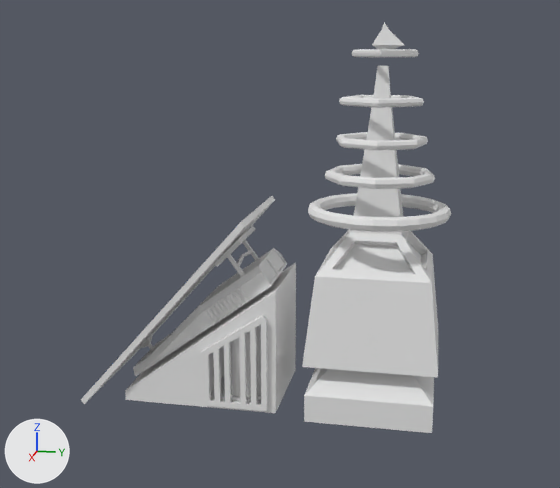
A saved change to the Blender file solarpanel.blend.
Before and after are seen from a 50 mm camera at (54.7, 3.8, 25.3) aimed at (0.3, -7.1, 11.7). The lights are fixed; the arrows at lower left show +X, +Y and +Z. The first picture is the older version.
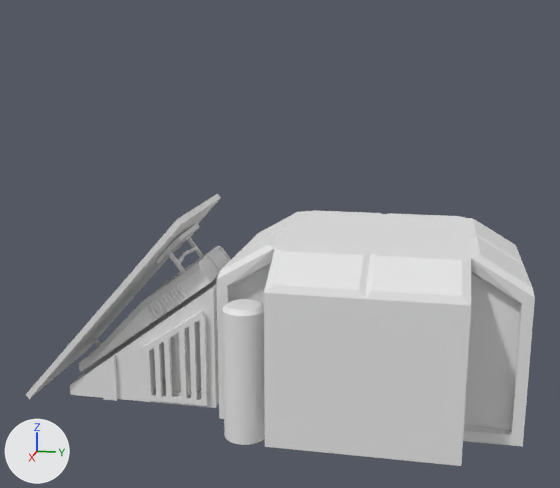
Patch to the scene script:
```diff
--- a/solarpanel.blend.py
+++ b/solarpanel.blend.py
@@ me_cube_020 @@
-me_cube_020.from_pydata(...)  # 52 vertices, 50 faces; spans x -4.7..4.7, y -4.7..4.7, z 4.0..24.5
+me_cube_020.from_pydata(...)  # 56 vertices, 54 faces; spans x -5.7..5.7, y -5.7..5.7, z 4.0..24.5
+# me_cube_020 part 1
+# 4 faces are deleted
+# 4 vertices move from x -4.7..4.7, y -4.7..4.7, z 4.0 to x -5.7..5.7, y -5.7..5.7, z 4.0
+# 4 vertices are added at (-3.8, 3.8, 7.2), (3.8, 3.8, 7.2), (3.8, -3.8, 7.2), (-3.8, -3.8, 7.2)
+# 8 new faces join them
@@ me_cube_021 @@
 # used by ob_cube_017; location = (0.0, 0.0, 2.0); scale = (1.99, 1.99, 1.99)
-me_cube_021.from_pydata(...)  # 16 vertices, 14 faces; spans x -2.47..2.47, y -2.23..2.23, z -1.0..1.0
-me_cube_021.vertices[5].co = (-1.6, -1.44, 1.0)
-me_cube_021.vertices[7].co = (-1.6, 1.44, 1.0)
-me_cube_021.vertices[9].co = (1.6, -1.44, 1.0)
-me_cube_021.vertices[11].co = (1.6, 1.44, 1.0)
-me_cube_021.vertices[12].co = (1.6, -1.44, 0.78)
-me_cube_021.vertices[13].co = (1.6, 1.44, 0.78)
-me_cube_021.vertices[14].co = (-1.6, 1.44, 0.78)
-me_cube_021.vertices[15].co = (-1.6, -1.44, 0.78)
+me_cube_021.from_pydata(...)  # 16 vertices, 14 faces; spans x -3.1..3.1, y -2.8..2.8, z -1.0..1.11
+# me_cube_021 part 2
+me_cube_021.vertices[5].co = (-3.1, -2.8, 1.11)
+me_cube_021.vertices[7].co = (-3.1, 2.8, 1.11)
+me_cube_021.vertices[9].co = (3.1, -2.8, 1.11)
+me_cube_021.vertices[11].co = (3.1, 2.8, 1.11)
+me_cube_021.vertices[12].co = (3.1, -2.8, 0.67)
+me_cube_021.vertices[13].co = (3.1, 2.8, 0.67)
+me_cube_021.vertices[14].co = (-3.1, 2.8, 0.67)
+me_cube_021.vertices[15].co = (-3.1, -2.8, 0.67)
@@ ob_cube_004 @@
 ob_cube_004 = bpy.data.objects.new('Cube.004', me_cube_022)
-ob_cube_004.location = (0.0, -7.68, 1.0)
+ob_cube_004.location = (0.0, -12.16, 1.0)
@@ ob_cube_005 @@
 ob_cube_005 = bpy.data.objects.new('Cube.005', me_cube_024)
-ob_cube_005.location = (4.19, -9.66, 5.87)
+ob_cube_005.location = (4.19, -14.14, 5.87)
 ob_cube_005.scale = (0.162, 0.162, 0.162)
@@ ob_cube_016 @@
 ob_cube_016.location = (0.0, 0.0, 0.0)
+ob_cube_016.hide_set(True)  # its collection is switched off
@@ ob_cube_017 @@
 ob_cube_017.scale = (1.99, 1.99, 1.99)
+ob_cube_017.hide_set(True)  # its collection is switched off
@@ ob_torus_001 @@
 ob_torus_001.scale = (3.48, 3.48, 3.48)
+ob_torus_001.hide_set(True)  # its collection is switched off
@@ ob_torus_002 @@
 ob_torus_002.scale = (2.67, 2.67, 2.67)
+ob_torus_002.hide_set(True)  # its collection is switched off
@@ ob_torus_003 @@
 ob_torus_003.scale = (2.27, 2.27, 2.27)
+ob_torus_003.hide_set(True)  # its collection is switched off
@@ ob_torus_004 @@
 ob_torus_004.scale = (2.06, 2.06, 2.06)
+ob_torus_004.hide_set(True)  # its collection is switched off
@@ ob_torus_005 @@
 ob_torus_005.scale = (1.84, 1.84, 1.84)
+ob_torus_005.hide_set(True)  # its collection is switched off
@@ ob_sphere @@
 ob_sphere.location = (0.0, 0.0, 26.33)
+ob_sphere.hide_set(True)  # its collection is switched off
@@ ob_cube @@
 ob_cube = bpy.data.objects.new('Cube', me_cube)
-ob_cube.location = (0.0, -11.2, 7.19)
+ob_cube.location = (0.0, -15.68, 7.19)
 ob_cube.rotation_euler = (0.637, 0.000509, 0.000723)  # degrees (36, 0, 0)
@@ ob_cube_002 @@
 ob_cube_002 = bpy.data.objects.new('Cube.002', me_cube_002)
-ob_cube_002.location = (0.0, -17.25, 2.53)
+ob_cube_002.location = (0.0, -21.73, 2.53)
 ob_cube_002.rotation_euler = (0.637, 0.000509, 0.000723)  # degrees (36, 0, 0)
@@ ob_cube_003 @@
 ob_cube_003 = bpy.data.objects.new('Cube.003', me_cube_003)
-ob_cube_003.location = (0.0, -9.34, 9.73)
+ob_cube_003.location = (0.0, -13.82, 9.73)
 ob_cube_003.rotation_euler = (0.637, 0.000509, 0.000723)  # degrees (36, 0, 0)
@@ ob_solarpanel @@
 ob_solarpanel = bpy.data.objects.new('SolarPanel', me_cube_004)
-ob_solarpanel.location = (0.0, -9.08, 13.06)
+ob_solarpanel.location = (0.0, -13.56, 13.06)
 ob_solarpanel.rotation_euler = (0.647, 0.0, 0.0)  # degrees (37, 0, 0)
@@ ob_panelbase @@
 ob_panelbase = bpy.data.objects.new('PanelBase', me_cube_001)
-ob_panelbase.location = (0.0, -14.97, 7.13)
+ob_panelbase.location = (0.0, -19.45, 7.13)
 ob_panelbase.rotation_euler = (0.647, 0.0, 0.0)  # degrees (37, 0, 0)
@@ ob_cylinder_002 @@
+ob_cylinder_002 = bpy.data.objects.new('Cylinder.002', me_cylinder_002)  # 96 vertices, 66 faces; spans x -1.0..1.0, y -1.0..1.0, z -1.0..5.45
+ob_cylinder_002.location = (7.86, -7.98, 1.58)
+ob_cylinder_002.scale = (1.44, 1.44, 1.44)
@@ ob_cube_001 @@
+ob_cube_001 = bpy.data.objects.new('Cube.001', me_cube_008)  # 36 vertices, 32 faces; spans x 0.0..1.53, y -1.64..0.0, z -1.0..1.01; modifiers MIRROR
+ob_cube_001.location = (0.0, 0.0, 6.6)
+ob_cube_001.scale = (6.27, 6.27, 6.27)
```

Pixel boxes (x1, y1, x2, y2) of what changed, in the pictures (560 x 488 px; the box of a moved part takes in the faces that stretch with it):
'Cube.001', added: after (217, 210, 535, 466)
'Cube.016', hidden: before (302, 66, 438, 377)
'Cube.004', moved: before (125, 263, 296, 413); after (70, 276, 219, 408)
'Cube', moved: before (133, 248, 287, 376); after (78, 246, 231, 372)
'Cube.017', hidden: before (304, 368, 434, 433)
'Cube.005', moved: before (200, 315, 268, 411); after (141, 310, 208, 406)
'PanelBase', moved: before (81, 196, 275, 404); after (26, 194, 221, 399)
'Cylinder.002', added: after (222, 299, 265, 445)
'Torus.001', hidden: before (308, 193, 452, 232)
'Torus.002', hidden: before (324, 164, 435, 189)
'Cube.003', moved: before (215, 226, 259, 277); after (156, 223, 204, 273)
'Torus.003', hidden: before (336, 132, 428, 150)
'Torus.004', hidden: before (339, 95, 424, 108)
'Torus.005', hidden: before (352, 49, 419, 57)
'Sphere', hidden: before (372, 22, 404, 49)
'Cube.002', moved: before (138, 333, 154, 351); after (85, 329, 101, 347)
'SolarPanel', moved (not visible afterwards): before (97, 226, 237, 381)
part 1 of me_cube_020, built on: before (302, 260, 438, 377)
part 2 of me_cube_021, moved or reshaped (not visible afterwards): before (304, 368, 434, 406)
